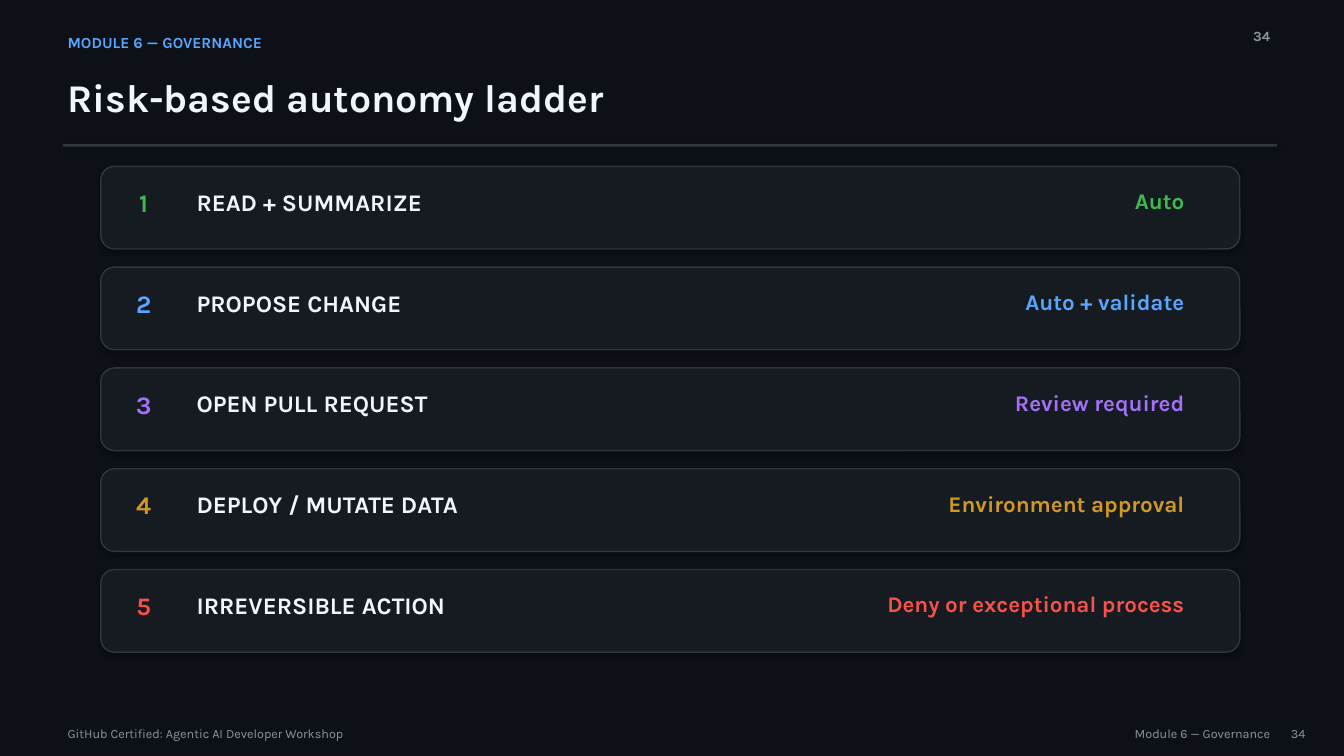
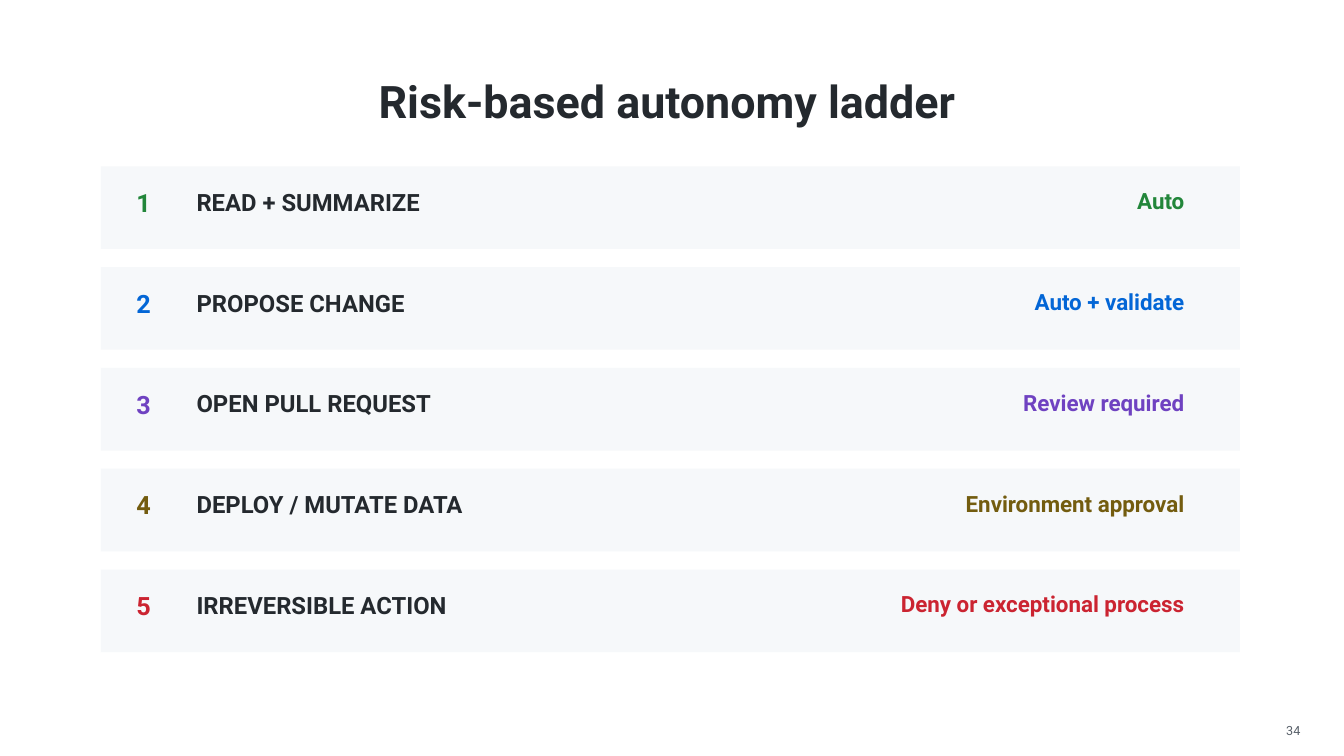
Before and after one commit to martins-vds/agentic-sdlc, a slide deck: slide 34 of slides/github-agentic-ai-developer-workshop.pptx. Drawn at 1344x756 pixels with LibreOffice and Linux fonts; fonts in the diff are those of the drawing. Boxes give left, top, right and bottom in pixels: in the first picture for what was removed or moved away, otherwise in the second. Text is boxed around its words. In the diff, an @@ line names an element or a change of style, - is before the commit and + after.

```diff
--- a/slides/github-agentic-ai-developer-workshop.pptx
+++ b/slides/github-agentic-ai-developer-workshop.pptx
@@ background #0D1117 to #FFFFFF @@
@@ text "Risk-based autonomy ladder": place and size @@
-text "Risk-based autonomy ladder" at (68, 84, 604, 122)
+text "Risk-based autonomy ladder" at (379, 84, 955, 128)
@@ text "Risk-based autonomy ladder" at (379, 84, 955, 128): size 28 to 32 pt, font Karla to Roboto, text colour #F0F6FC to #24292E; alignment left to centre; vertical alignment top to middle @@
@@ text removed at (68, 38, 262, 48) @@
-MODULE 6 — GOVERNANCE
@@ text removed at (1253, 32, 1270, 41) @@
-34
@@ rectangle: place and size @@
-rectangle at (63, 144, 1277, 147)
+rectangle at (101, 166, 1240, 249)
@@ rectangle at (101, 166, 1240, 249): fill #30363D to #F6F8FA; shadow off @@
@@ rounded rectangle removed at (101, 166, 1240, 249) @@
@@ text "1" at (136, 194, 150, 212): font Karla to Roboto, text colour #3FB950 to #22863A @@
@@ text "Auto" at (1137, 193, 1184, 209): font Karla to Roboto, text colour #3FB950 to #22863A @@
@@ rounded rectangle removed at (101, 267, 1240, 350) @@
@@ rectangle added at (101, 267, 1240, 350), fill #F6F8FA @@
@@ text "2" at (136, 295, 150, 313): font Karla to Roboto, text colour #58A6FF to #0366D6 @@
@@ text "Auto + validate" at (1035, 293, 1184, 311): font Karla to Roboto, text colour #58A6FF to #0366D6 @@
@@ rounded rectangle removed at (101, 368, 1240, 451) @@
@@ rectangle added at (101, 368, 1240, 451), fill #F6F8FA @@
@@ text "3" at (136, 396, 150, 415): font Karla to Roboto, text colour #A371F7 to #6F42C1 @@
@@ text "Review required" at (1023, 394, 1185, 416): font Karla to Roboto, text colour #A371F7 to #6F42C1 @@
@@ rounded rectangle removed at (101, 469, 1240, 552) @@
@@ rectangle added at (101, 469, 1240, 552), fill #F6F8FA @@
@@ text "4" at (136, 496, 150, 514): font Karla to Roboto, text colour #D29922 to #735C0F @@
@@ text "Environment approval" at (966, 495, 1184, 517): font Karla to Roboto, text colour #D29922 to #735C0F @@
@@ rounded rectangle removed at (101, 570, 1240, 652) @@
@@ rectangle added at (101, 570, 1240, 652), fill #F6F8FA @@
@@ text "5" at (136, 597, 150, 616): font Karla to Roboto, text colour #F85149 to #CB2431 @@
@@ font Karla to Roboto, text colour #F0F6FC to #24292E in 5 elements at (197, 194, 420, 212), (197, 295, 404, 313), (197, 395, 431, 415), (197, 496, 462, 514), (197, 597, 446, 615) @@
@@ text "Deny or exceptional process" at (901, 595, 1184, 617): font Karla to Roboto, text colour #F85149 to #CB2431 @@
@@ text "34" at (1286, 726, 1300, 735): font Karla to Roboto, text colour #8B949E to #586069 @@
@@ text removed at (68, 729, 343, 741) @@
-GitHub Certified: Agentic AI Developer Workshop
@@ text removed at (1135, 729, 1271, 738) @@
-Module 6 — Governance
```
Also in this commit, not shown: 37 other slides changed, 7 other files.
